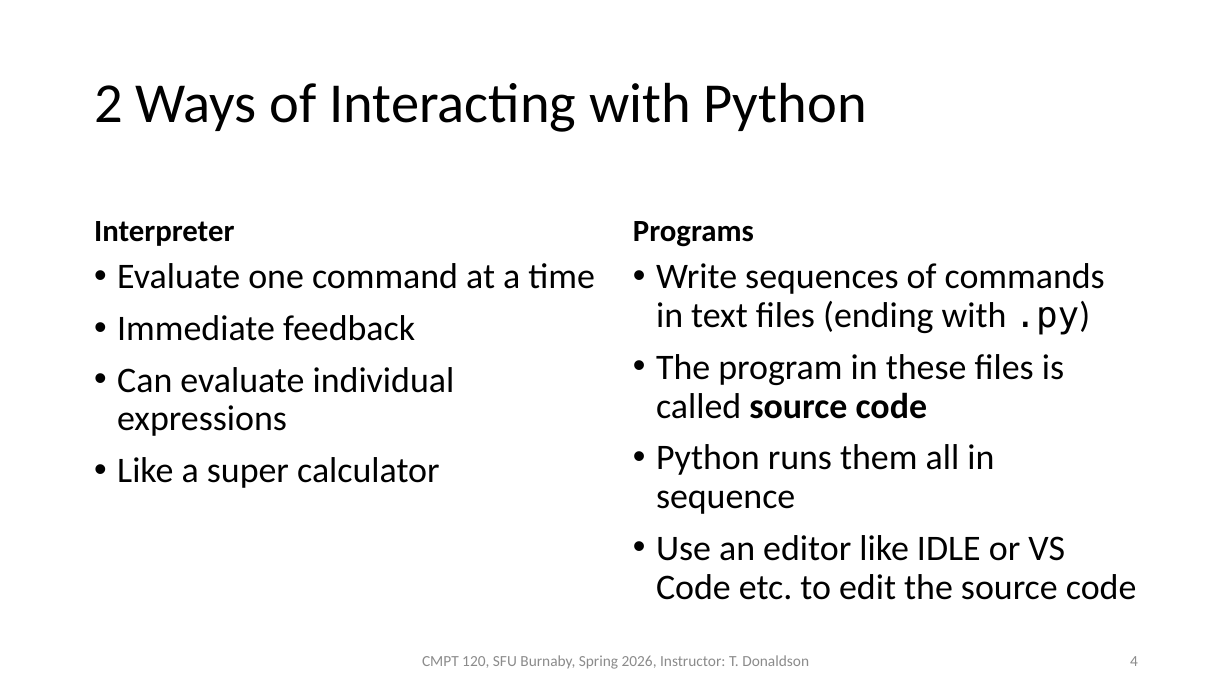
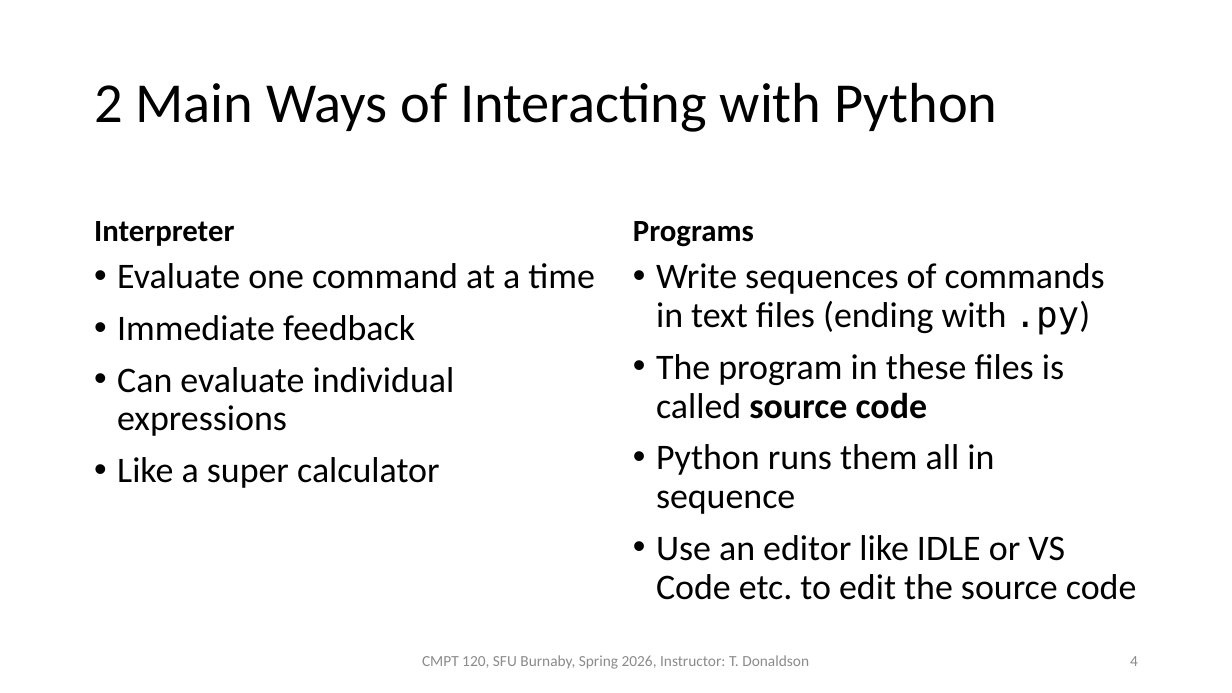
Before and after one commit to tjd1234/cmpt120spring2026, a slide deck: slide 4 of lecture_notes/introduction/introduction3.pptx. Drawn at 1232x693 pixels with LibreOffice and Linux fonts; fonts in the diff are those of the drawing. Boxes give left, top, right and bottom in pixels: in the first picture for what was removed or moved away, otherwise in the second. Text is boxed around its words. In the diff, an @@ line names an element or a change of style, - is before the commit and + after.

```diff
--- a/lecture_notes/introduction/introduction3.pptx
+++ b/lecture_notes/introduction/introduction3.pptx
@@ title at (94, 82, 997, 132): text changed @@
-2 Ways of Interacting with Python
+2 Main Ways of Interacting with Python
```
Also in this commit, not shown: 4 other slides changed, 12 other files.
